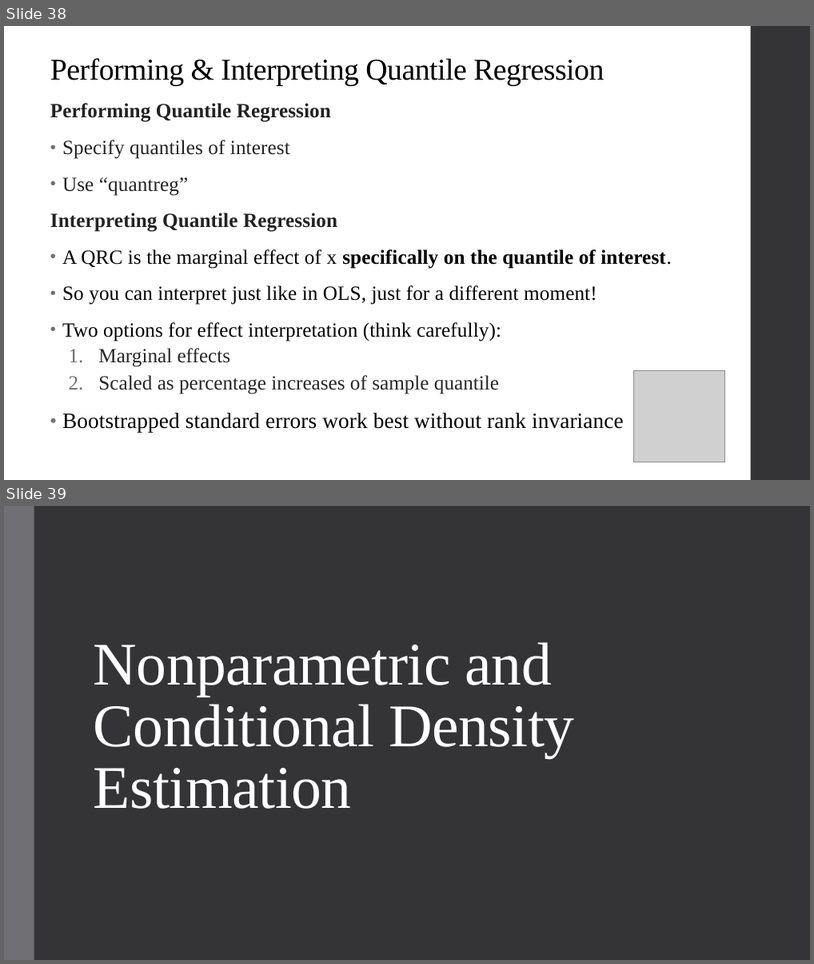
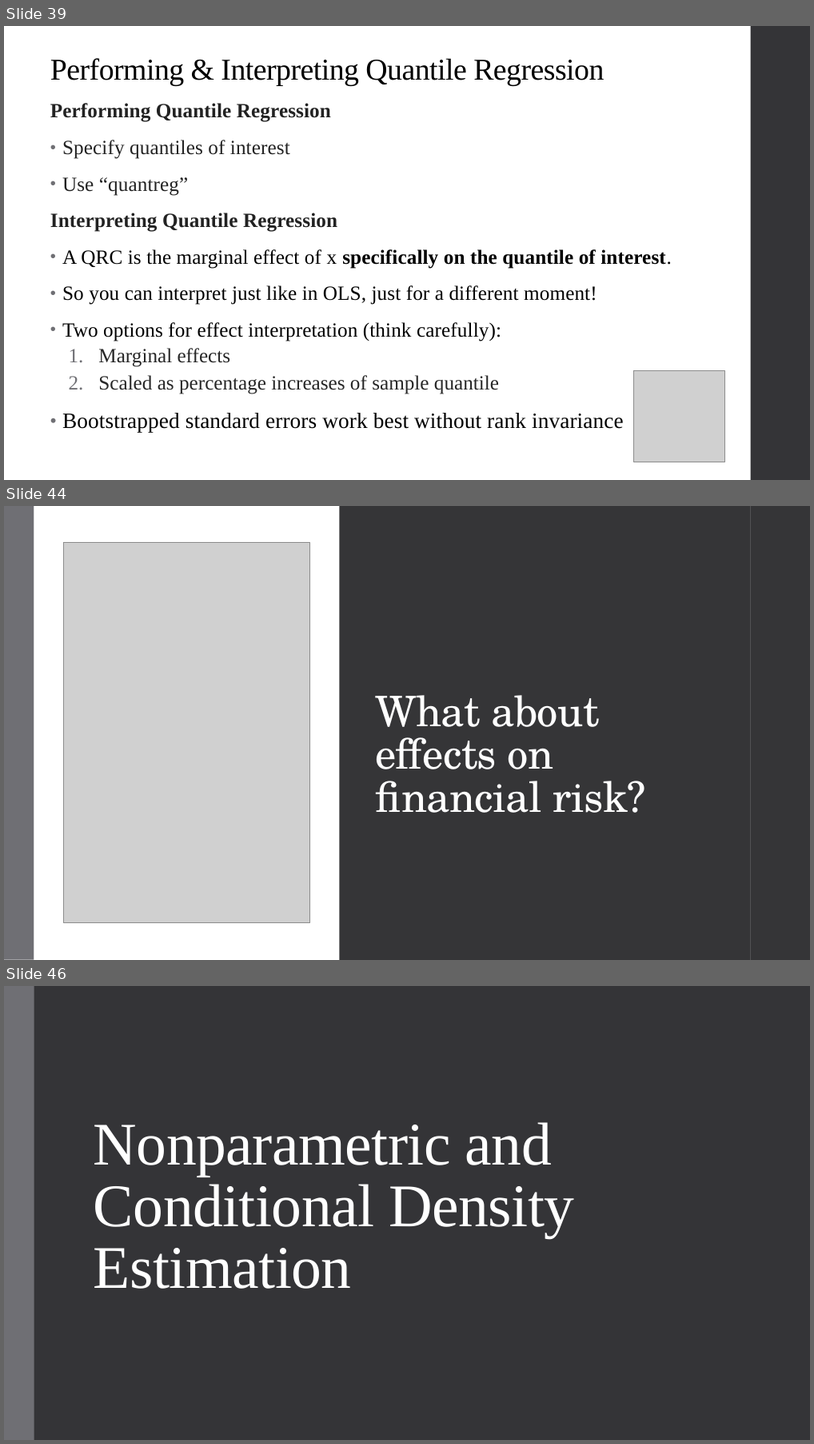
Before and after one commit to qiufei/fork-HAD5744, a slide deck: Lecture10_SyntheticControl_QuantileRegression/Lecture10_SyntheticControl_QuantileRegression.pptx. Shown one above the other, each under a label of ours: slides 38 and 39 before the commit, slides 39, 44 and 46 after it; the slides between them are not shown. The pictures are 814x964 and 814x1444 pixels, drawn with LibreOffice and Linux fonts; fonts in the diff are those of the drawing; grey boxes stand for pictures. Boxes give left, top, right and bottom in pixels: in the first picture for what was removed or moved away, otherwise in the second. Text is boxed around its words. In the diff, an @@ line names an element or a change of style, - is before the commit and + after.

```diff
--- a/Lecture10_SyntheticControl_QuantileRegression/Lecture10_SyntheticControl_QuantileRegression.pptx
+++ b/Lecture10_SyntheticControl_QuantileRegression/Lecture10_SyntheticControl_QuantileRegression.pptx
@@ slide 44 added at [4,506,810,960], background #FFFFFF; not listed: 1 template element that a slide beside it also shows @@
@@ rectangle added at [4,506,34,960], fill #6F6F74 @@
@@ rectangle added at [34,506,339,960], fill #FFFFFF @@
@@ rectangle added at [34,506,751,960], fill #353537 @@
@@ rectangle added at [751,506,810,960], fill #353537 @@
@@ picture added at [64,543,310,923] @@
@@ title added at [375,695,647,812], 50 pt, text #FFFFFF @@
+What about effects on financial risk?
@@ what was slide 38 is now slide 39 @@
@@ what was slide 39 is now slide 46 @@
```
Also in this commit, not shown: 7 slides changed, 6 other slides added.
